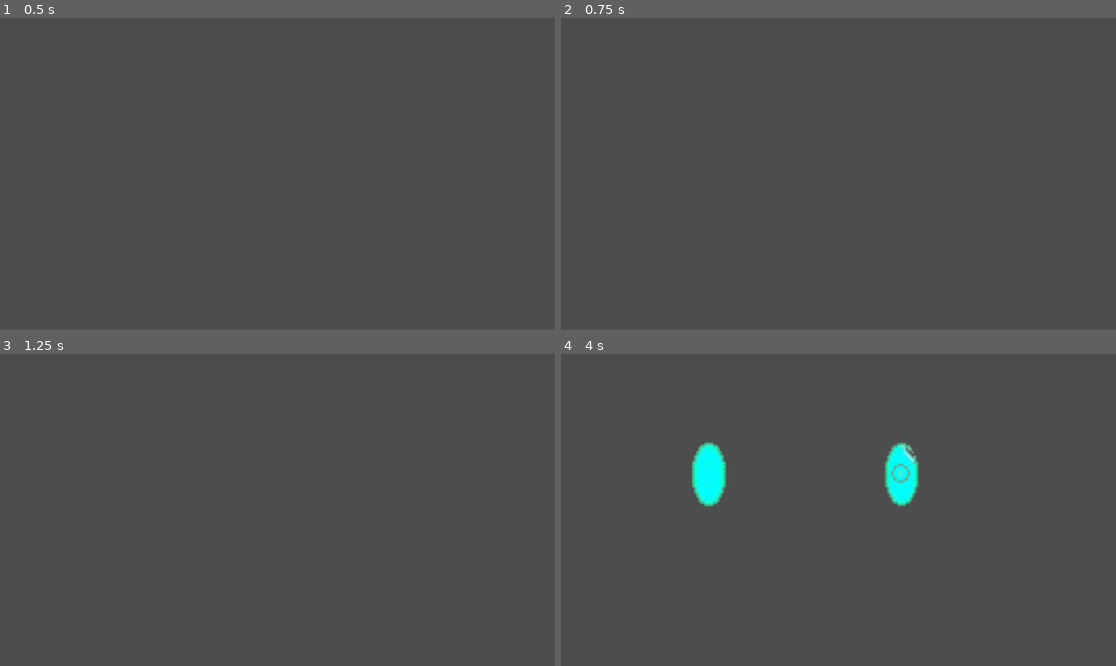
Above: before the commit, frames 1-4 (two rows, left to right).
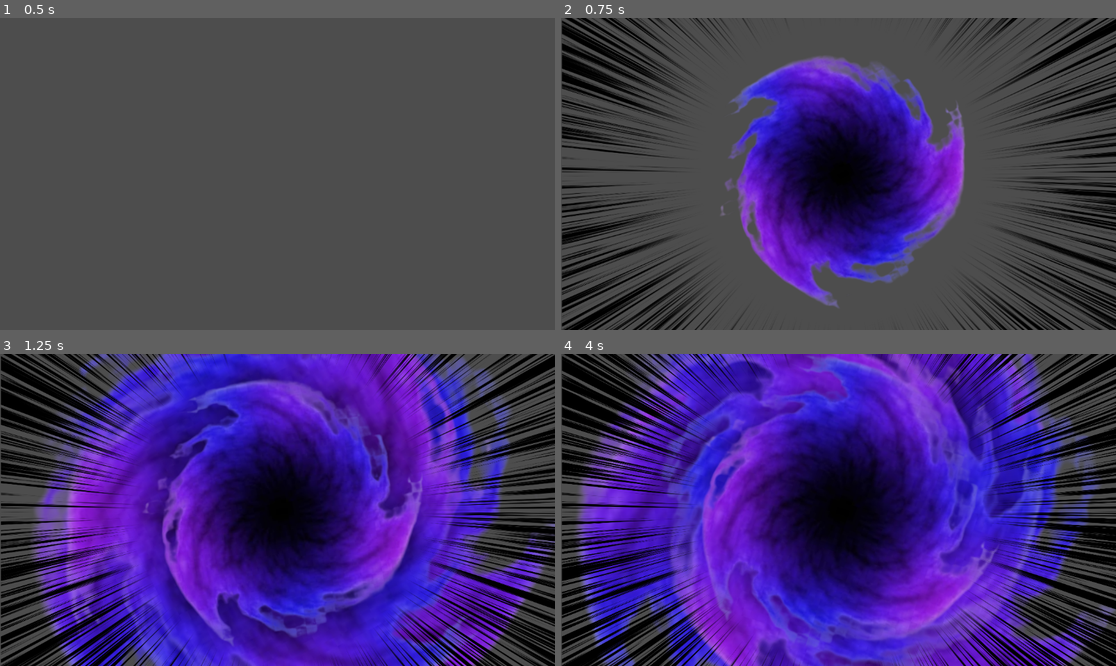
Above: after the commit, the same moments.

Repository: rw197480/WarpJumper
Game: Godot game, scene res://testing.tscn
The game is run twice, just before and just after one commit, with the same random seed, the same clock (stepped at 60 frames per second) and the same inputs. The project has no main scene, so this scene is started directly.
Inputs:
- Up to frame 1 (0.5 s): no input
- Up to frame 2 (0.75 s): tap Enter (ui_accept) at 0.5 s; tap E (Portal Jump) at 0.6 s
- Up to frame 3 (1.25 s): tap E (Portal Jump) at 0.77, 1.07 s
- Up to frame 4 (4 s): tap Q (Teleport) at 1.35, 2.85 s; tap E (Portal Jump) at 1.52, 1.55, 1.82, 2.1, 3.02, 3.05, 3.32, 3.6, 3.77 s

Frame 1 is identical in both runs. In frame 2, 38% of the frame differs, in the area x 0-100%, y 0-100%; in frame 3, 90%; in frame 4, 93%.

Commit message:
Add files via upload

Diff:
--- a/warp-jumper/teleporting/Portal Handler/portal_handler.gd
+++ b/warp-jumper/teleporting/Portal Handler/portal_handler.gd
@@ -3,6 +3,8 @@
 #Spawn a new portal at target destination
 @export var portal = preload("res://teleporting/portal.tscn")
 @export var distance = [200, 400, 600]
+@onready var ap :AnimationPlayer = $AnimationPlayer
+@export var portal_jump = preload("res://teleporting/Portal Jump/portal_jump.tscn")
 
 # Called when the node enters the scene tree for the first time.
 func _ready() -> void:
@@ -18,6 +20,7 @@
 		Global.level +=1
 		$Marker2D.position.x = distance[Global.level -1]
 	teleport()
+	portaljump()
 	pass
 
 
@@ -34,3 +37,12 @@
 		get_tree().get_root().add_child(new_portal)
 
 		pass
+
+func portaljump():
+	if Input.is_action_just_pressed("Portal Jump"):
+		var new_originportal_jump = portal_jump.instantiate()
+		new_originportal_jump.global_position = global_position
+		get_tree().get_root().add_child(new_originportal_jump)
+		await get_tree().create_timer(15).timeout
+
+	pass
--- a/warp-jumper/teleporting/Portal Jump/portal_jump.gd
+++ b/warp-jumper/teleporting/Portal Jump/portal_jump.gd
@@ -3,9 +3,23 @@
 @onready var ap :AnimationPlayer = $AnimationPlayer
 # Called when the node enters the scene tree for the first time.
 func _ready() -> void:
+
 	pass # Replace with function body.
 
 
 # Called every frame. 'delta' is the elapsed time since the previous frame.
 func _process(delta: float) -> void:
 	pass
+
+func jumpintro():
+	ap.play("PortalJumpIntro")
+	$Timer.start()
+	pass
+
+
+
+
+func _on_timer_timeout() -> void:
+	$Timer.stop()
+	ap.play("PortalJumpEnd")
+	pass # Replace with function body.
--- a/warp-jumper/teleporting/Portal Jump/portal_jump.tscn
+++ b/warp-jumper/teleporting/Portal Jump/portal_jump.tscn
@@ -3,6 +3,172 @@
 [ext_resource type="Script" path="res://teleporting/Portal Jump/portal_jump.gd" id="1_alqm1"]
 [ext_resource type="Texture2D" uid="uid://divr4mtngcfc" path="res://teleporting/Portal Jump/sceen effects(2).png" id="1_imphd"]
 [ext_resource type="Texture2D" uid="uid://cpulxa6liwvfh" path="res://teleporting/Portal Jump/portal jump intro(2).png" id="3_v6kd1"]
+
+[sub_resource type="Animation" id="Animation_u6mu0"]
+resource_name = "PortalJumpEnd"
+length = 2.0
+tracks/0/type = "value"
+tracks/0/imported = false
+tracks/0/enabled = true
+tracks/0/path = NodePath(".:rotation")
+tracks/0/interp = 1
+tracks/0/loop_wrap = true
+tracks/0/keys = {
+"times": PackedFloat32Array(0, 1, 2),
+"transitions": PackedFloat32Array(1, 1, 1),
+"update": 0,
+"values": [6.28319, 3.14159, 0.0]
+}
+tracks/1/type = "value"
+tracks/1/imported = false
+tracks/1/enabled = true
+tracks/1/path = NodePath(".:scale")
+tracks/1/interp = 1
+tracks/1/loop_wrap = true
+tracks/1/keys = {
+"times": PackedFloat32Array(0, 1, 2),
+"transitions": PackedFloat32Array(1, 1, 1),
+"update": 0,
+"values": [Vector2(3, 3), Vector2(2, 2), Vector2(1, 1)]
+}
+tracks/2/type = "value"
+tracks/2/imported = false
+tracks/2/enabled = true
+tracks/2/path = NodePath(".:visible")
+tracks/2/interp = 1
+tracks/2/loop_wrap = true
+tracks/2/keys = {
+"times": PackedFloat32Array(0, 2),
+"transitions": PackedFloat32Array(1, 1),
+"update": 1,
+"values": [true, false]
+}
+tracks/3/type = "value"
+tracks/3/imported = false
+tracks/3/enabled = true
+tracks/3/path = NodePath("../Parallax2D/Sprite2D:visible")
+tracks/3/interp = 1
+tracks/3/loop_wrap = true
+tracks/3/keys = {
+"times": PackedFloat32Array(0, 2),
+"transitions": PackedFloat32Array(1, 1),
+"update": 1,
+"values": [true, false]
+}
+
+[sub_resource type="Animation" id="Animation_umqlo"]
+resource_name = "PortalJumpIntro"
+length = 2.0
+tracks/0/type = "value"
+tracks/0/imported = false
+tracks/0/enabled = true
+tracks/0/path = NodePath(".:rotation")
+tracks/0/interp = 1
+tracks/0/loop_wrap = true
+tracks/0/keys = {
+"times": PackedFloat32Array(0, 1, 2),
+"transitions": PackedFloat32Array(1, 1, 1),
+"update": 0,
+"values": [0.0, 3.14159, 6.28319]
+}
+tracks/1/type = "value"
+tracks/1/imported = false
+tracks/1/enabled = true
+tracks/1/path = NodePath(".:scale")
+tracks/1/interp = 1
+tracks/1/loop_wrap = true
+tracks/1/keys = {
+"times": PackedFloat32Array(0, 1, 2),
+"transitions": PackedFloat32Array(1, 1, 1),
+"update": 0,
+"values": [Vector2(1, 1), Vector2(2, 2), Vector2(3, 3)]
+}
+tracks/2/type = "value"
+tracks/2/imported = false
+tracks/2/enabled = true
+tracks/2/path = NodePath(".:visible")
+tracks/2/interp = 1
+tracks/2/loop_wrap = true
+tracks/2/keys = {
+"times": PackedFloat32Array(0, 2),
+"transitions": PackedFloat32Array(1, 1),
+"update": 1,
+"values": [true, false]
+}
+tracks/3/type = "value"
+tracks/3/imported = false
+tracks/3/enabled = true
+tracks/3/path = NodePath("../Parallax2D/Sprite2D:visible")
+tracks/3/interp = 1
+tracks/3/loop_wrap = true
+tracks/3/keys = {
+"times": PackedFloat32Array(0, 2),
+"transitions": PackedFloat32Array(1, 1),
+"update": 1,
+"values": [true, true]
+}
+
+[sub_resource type="Animation" id="Animation_mr341"]
+length = 0.001
+tracks/0/type = "value"
+tracks/0/imported = false
+tracks/0/enabled = true
+tracks/0/path = NodePath(".:rotation")
+tracks/0/interp = 1
+tracks/0/loop_wrap = true
+tracks/0/keys = {
+"times": PackedFloat32Array(0),
+"transitions": PackedFloat32Array(1),
+"update": 0,
+"values": [0.0]
+}
+tracks/1/type = "value"
+tracks/1/imported = false
+tracks/1/enabled = true
+tracks/1/path = NodePath(".:scale")
+tracks/1/interp = 1
+tracks/1/loop_wrap = true
+tracks/1/keys = {
+"times": PackedFloat32Array(0),
+"transitions": PackedFloat32Array(1),
+"update": 0,
+"values": [Vector2(1, 1)]
+}
+tracks/2/type = "value"
+tracks/2/imported = false
+tracks/2/enabled = true
+tracks/2/path = NodePath(".:visible")
+tracks/2/interp = 1
+tracks/2/loop_wrap = true
+tracks/2/keys = {
+"times": PackedFloat32Array(0),
+"transitions": PackedFloat32Array(1),
+"update": 1,
+"values": [true]
+}
+tracks/3/type = "value"
+tracks/3/imported = false
+tracks/3/enabled = true
+tracks/3/path = NodePath("../Parallax2D/Sprite2D:visible")
+tracks/3/interp = 1
+tracks/3/loop_wrap = true
+tracks/3/keys = {
+"times": PackedFloat32Array(0),
+"transitions": PackedFloat32Array(1),
+"update": 1,
+"values": [true]
+}
+
+[sub_resource type="Animation" id="Animation_424hh"]
+resource_name = "test"
+
+[sub_resource type="AnimationLibrary" id="AnimationLibrary_jawe7"]
+_data = {
+"PortalJumpEnd": SubResource("Animation_u6mu0"),
+"PortalJumpIntro": SubResource("Animation_umqlo"),
+"RESET": SubResource("Animation_mr341"),
+"test": SubResource("Animation_424hh")
+}
 
 [sub_resource type="AtlasTexture" id="AtlasTexture_eypya"]
 atlas = ExtResource("3_v6kd1")
@@ -19,119 +185,33 @@
 "speed": 5.0
 }]
 
-[sub_resource type="Animation" id="Animation_umqlo"]
-resource_name = "PortalJumpIntro"
-length = 2.0
-tracks/0/type = "value"
-tracks/0/imported = false
-tracks/0/enabled = true
-tracks/0/path = NodePath(".:rotation")
-tracks/0/interp = 1
-tracks/0/loop_wrap = true
-tracks/0/keys = {
-"times": PackedFloat32Array(0, 1, 2),
-"transitions": PackedFloat32Array(1, 1, 1),
-"update": 0,
-"values": [0.0, 3.14159, 6.28319]
-}
-tracks/1/type = "value"
-tracks/1/imported = false
-tracks/1/enabled = true
-tracks/1/path = NodePath(".:scale")
-tracks/1/interp = 1
-tracks/1/loop_wrap = true
-tracks/1/keys = {
-"times": PackedFloat32Array(0, 1, 2),
-"transitions": PackedFloat32Array(1, 1, 1),
-"update": 0,
-"values": [Vector2(1, 1), Vector2(2, 2), Vector2(3, 3)]
-}
-
-[sub_resource type="Animation" id="Animation_mr341"]
-length = 0.001
-tracks/0/type = "value"
-tracks/0/imported = false
-tracks/0/enabled = true
-tracks/0/path = NodePath(".:rotation")
-tracks/0/interp = 1
-tracks/0/loop_wrap = true
-tracks/0/keys = {
-"times": PackedFloat32Array(0),
-"transitions": PackedFloat32Array(1),
-"update": 0,
-"values": [0.0]
-}
-tracks/1/type = "value"
-tracks/1/imported = false
-tracks/1/enabled = true
-tracks/1/path = NodePath(".:scale")
-tracks/1/interp = 1
-tracks/1/loop_wrap = true
-tracks/1/keys = {
-"times": PackedFloat32Array(0),
-"transitions": PackedFloat32Array(1),
-"update": 0,
-"values": [Vector2(1, 1)]
-}
-
-[sub_resource type="Animation" id="Animation_u6mu0"]
-resource_name = "PortalJumpEnd"
-length = 2.0
-tracks/0/type = "value"
-tracks/0/imported = false
-tracks/0/enabled = true
-tracks/0/path = NodePath(".:rotation")
-tracks/0/interp = 1
-tracks/0/loop_wrap = true
-tracks/0/keys = {
-"times": PackedFloat32Array(0, 1, 2),
-"transitions": PackedFloat32Array(1, 1, 1),
-"update": 0,
-"values": [6.28319, 3.14159, 0.0]
-}
-tracks/1/type = "value"
-tracks/1/imported = false
-tracks/1/enabled = true
-tracks/1/path = NodePath(".:scale")
-tracks/1/interp = 1
-tracks/1/loop_wrap = true
-tracks/1/keys = {
-"times": PackedFloat32Array(0, 1, 2),
-"transitions": PackedFloat32Array(1, 1, 1),
-"update": 0,
-"values": [Vector2(3, 3), Vector2(2, 2), Vector2(1, 1)]
-}
-
-[sub_resource type="Animation" id="Animation_424hh"]
-resource_name = "test"
-
-[sub_resource type="AnimationLibrary" id="AnimationLibrary_jawe7"]
-_data = {
-"PortalJumpEnd": SubResource("Animation_u6mu0"),
-"PortalJumpIntro": SubResource("Animation_umqlo"),
-"RESET": SubResource("Animation_mr341"),
-"test": SubResource("Animation_424hh")
-}
-
 [node name="PortalJump" type="Node2D"]
 script = ExtResource("1_alqm1")
 
-[node name="ScreenEffect1Paralax" type="Parallax2D" parent="."]
-
-[node name="Sprite2D" type="Sprite2D" parent="ScreenEffect1Paralax"]
-position = Vector2(577.5, 325)
-scale = Vector2(0.281982, 0.300926)
-texture = ExtResource("1_imphd")
-
-[node name="AnimatedSprite2D" type="AnimatedSprite2D" parent="."]
-position = Vector2(586, 364)
+[node name="AnimationPlayer" type="AnimationPlayer" parent="."]
+root_node = NodePath("../CanvasLayer/AnimatedSprite2D")
+libraries = {
+"": SubResource("AnimationLibrary_jawe7")
+}
+autoplay = "PortalJumpIntro"
+speed_scale = 3.0
+
+[node name="Timer" type="Timer" parent="."]
+wait_time = 3.0
+autostart = true
+
+[node name="CanvasLayer" type="CanvasLayer" parent="."]
+
+[node name="AnimatedSprite2D" type="AnimatedSprite2D" parent="CanvasLayer"]
+position = Vector2(582.5, 324)
 sprite_frames = SubResource("SpriteFrames_ng6mt")
 animation = &"PortalJumpIntro"
 
-[node name="AnimationPlayer" type="AnimationPlayer" parent="."]
-root_node = NodePath("../AnimatedSprite2D")
-libraries = {
-"": SubResource("AnimationLibrary_jawe7")
-}
-autoplay = "PortalJumpIntro"
-speed_scale = 3.0
+[node name="Parallax2D" type="Parallax2D" parent="CanvasLayer"]
+
+[node name="Sprite2D" type="Sprite2D" parent="CanvasLayer/Parallax2D"]
+position = Vector2(580, 326)
+scale = Vector2(0.282227, 0.301852)
+texture = ExtResource("1_imphd")
+
+[connection signal="timeout" from="Timer" to="." method="_on_timer_timeout"]
--- a/warp-jumper/testing.tscn
+++ b/warp-jumper/testing.tscn
@@ -5,4 +5,4 @@
 [node name="Testing" type="Node2D"]
 
 [node name="PortalHandler" parent="." instance=ExtResource("1_bmr5w")]
-position = Vector2(307, 250)
+position = Vector2(245, 228)
